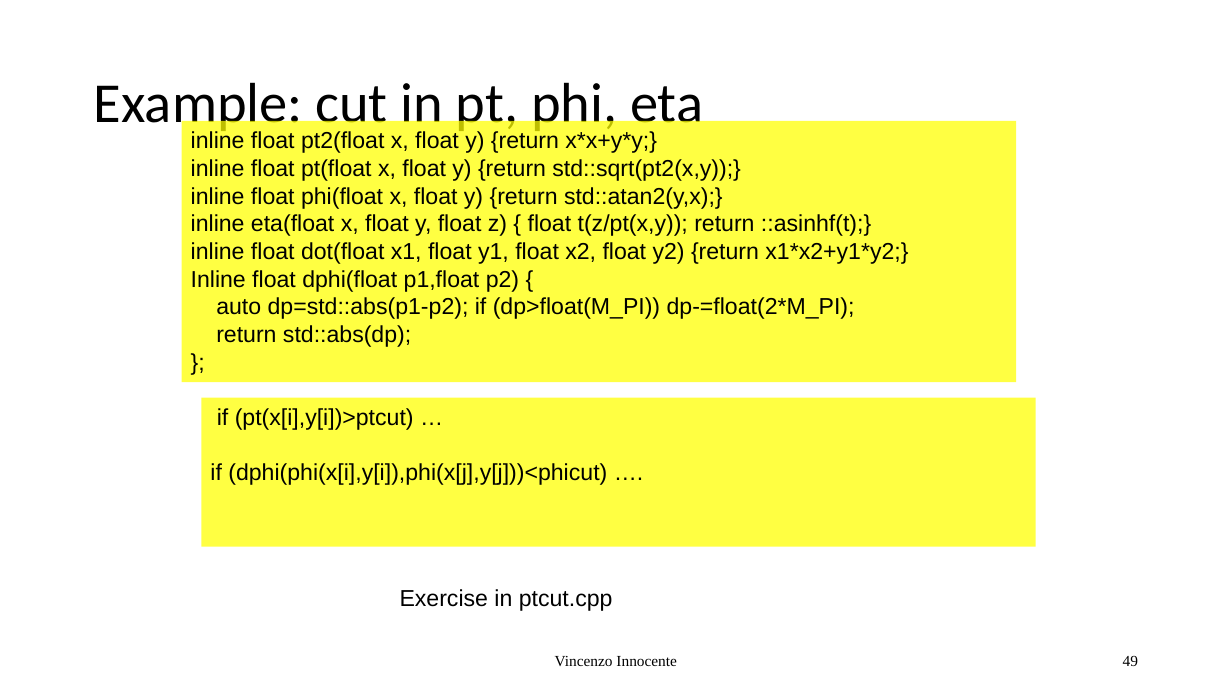
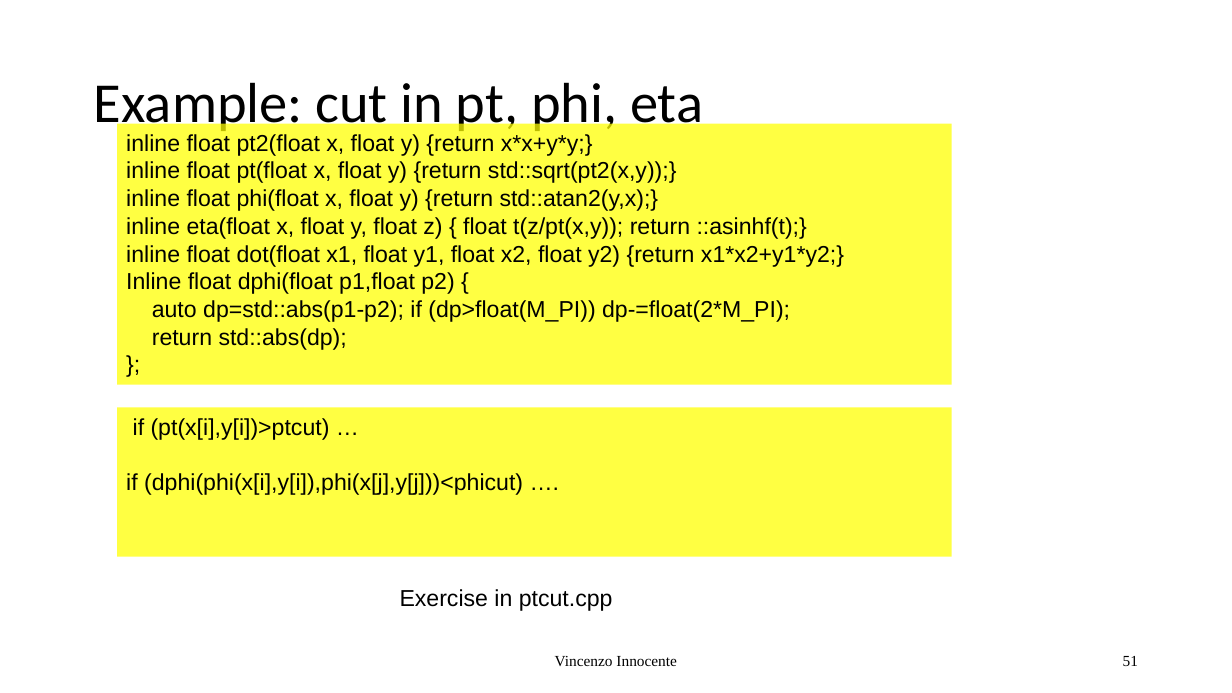
Before and after one commit to VinInn/FPCourse, a slide deck: slide 51 of Slides/FPforScientist.pptx (slide 49 before the commit). Drawn at 1232x693 pixels with LibreOffice and Linux fonts; fonts in the diff are those of the drawing. Boxes give left, top, right and bottom in pixels: in the first picture for what was removed or moved away, otherwise in the second. Text is boxed around its words. In the diff, an @@ line names an element or a change of style, - is before the commit and + after.

```diff
--- a/Slides/FPforScientist.pptx
+++ b/Slides/FPforScientist.pptx
@@ rectangle "inline float pt2(float x, float ...": place and size @@
-rectangle "inline float pt2(float x, float ..." at [182, 121, 1017, 383]
+rectangle "inline float pt2(float x, float ..." at [117, 124, 952, 385]
@@ rectangle "if (pt(x[i],y[i])>ptcut) …": place and size @@
-rectangle "if (pt(x[i],y[i])>ptcut) …" at [201, 397, 1036, 546]
+rectangle "if (pt(x[i],y[i])>ptcut) …" at [117, 408, 952, 556]
@@ page number at [1123, 656, 1138, 666]: text changed @@
-49
+51
```
Also in this commit, not shown: 2 other slides changed, 2 slides added.
